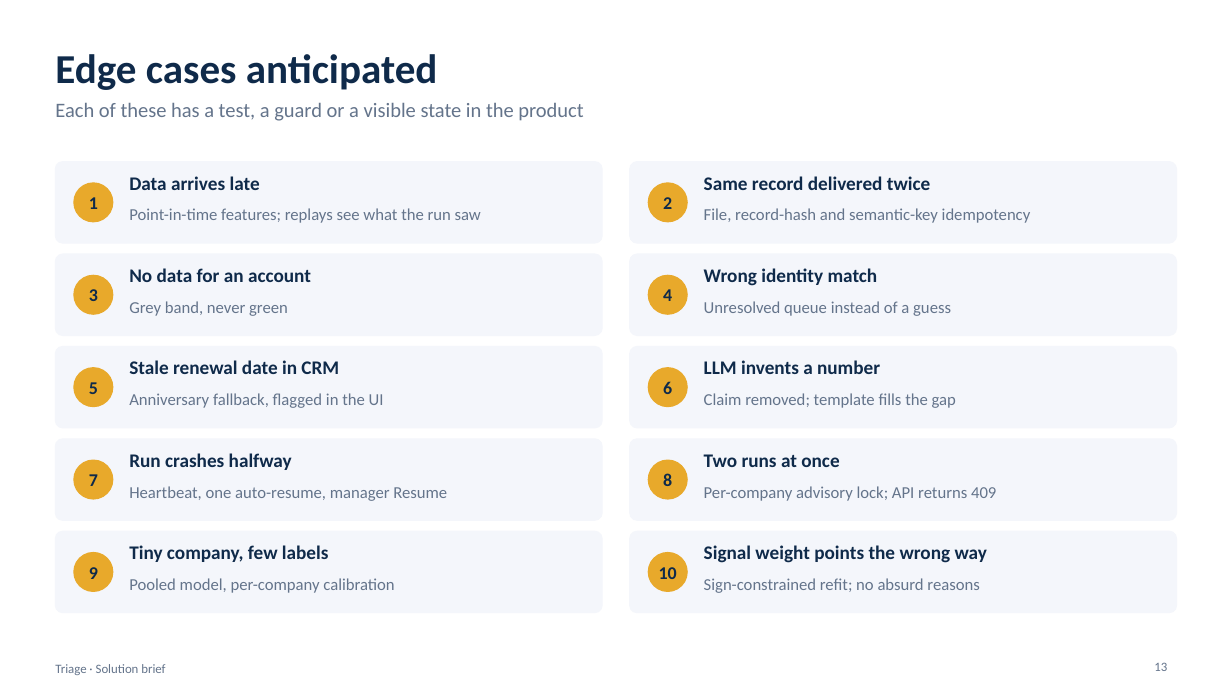
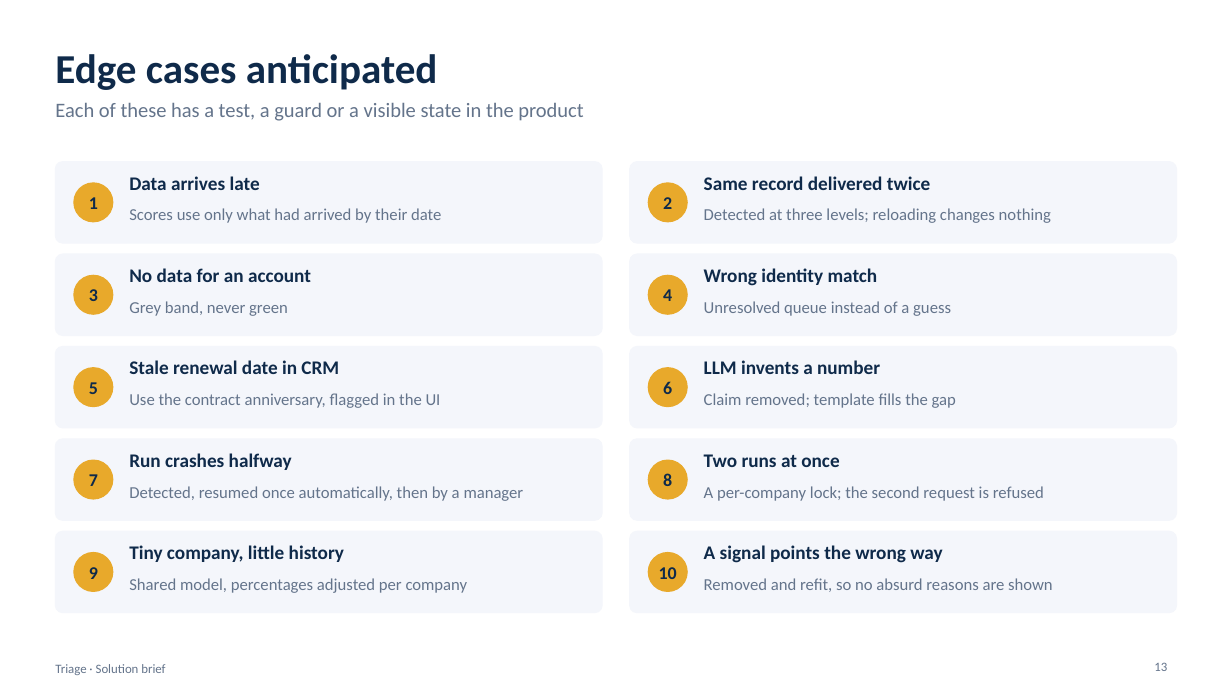
Before and after one commit to kuldeep24680/csm-triage, a slide deck: slide 13 of project_context/Triage_Solution_Brief.pptx. Drawn at 1232x693 pixels with LibreOffice and Linux fonts; fonts in the diff are those of the drawing. Boxes give left, top, right and bottom in pixels: in the first picture for what was removed or moved away, otherwise in the second. Text is boxed around its words. In the diff, an @@ line names an element or a change of style, - is before the commit and + after.

Commit message:
Solution brief: plain-language wording and a glossary slide

```diff
--- a/project_context/Triage_Solution_Brief.pptx
+++ b/project_context/Triage_Solution_Brief.pptx
@@ text at box(129, 208, 441, 223): text changed @@
-Point-in-time features; replays see what the run saw
+Scores use only what had arrived by their date
@@ text at box(704, 208, 1051, 223): text changed @@
-File, record-hash and semantic-key idempotency
+Detected at three levels; reloading changes nothing
@@ text at box(129, 393, 441, 408): text changed @@
-Anniversary fallback, flagged in the UI
+Use the contract anniversary, flagged in the UI
@@ text at box(129, 486, 524, 501): text changed @@
-Heartbeat, one auto-resume, manager Resume
+Detected, resumed once automatically, then by a manager
@@ text at box(704, 486, 1044, 501): text changed @@
-Per-company advisory lock; API returns 409
+A per-company lock; the second request is refused
@@ text at box(129, 545, 344, 562): text changed @@
-Tiny company, few labels
+Tiny company, little history
@@ text at box(704, 545, 942, 563): text changed @@
-Signal weight points the wrong way
+A signal points the wrong way
@@ text at box(129, 578, 468, 593): text changed @@
-Pooled model, per-company calibration
+Shared model, percentages adjusted per company
@@ text at box(704, 578, 1053, 592): text changed @@
-Sign-constrained refit; no absurd reasons
+Removed and refit, so no absurd reasons are shown
```
Also in this commit, not shown: 14 other slides changed, 1 slide added.
